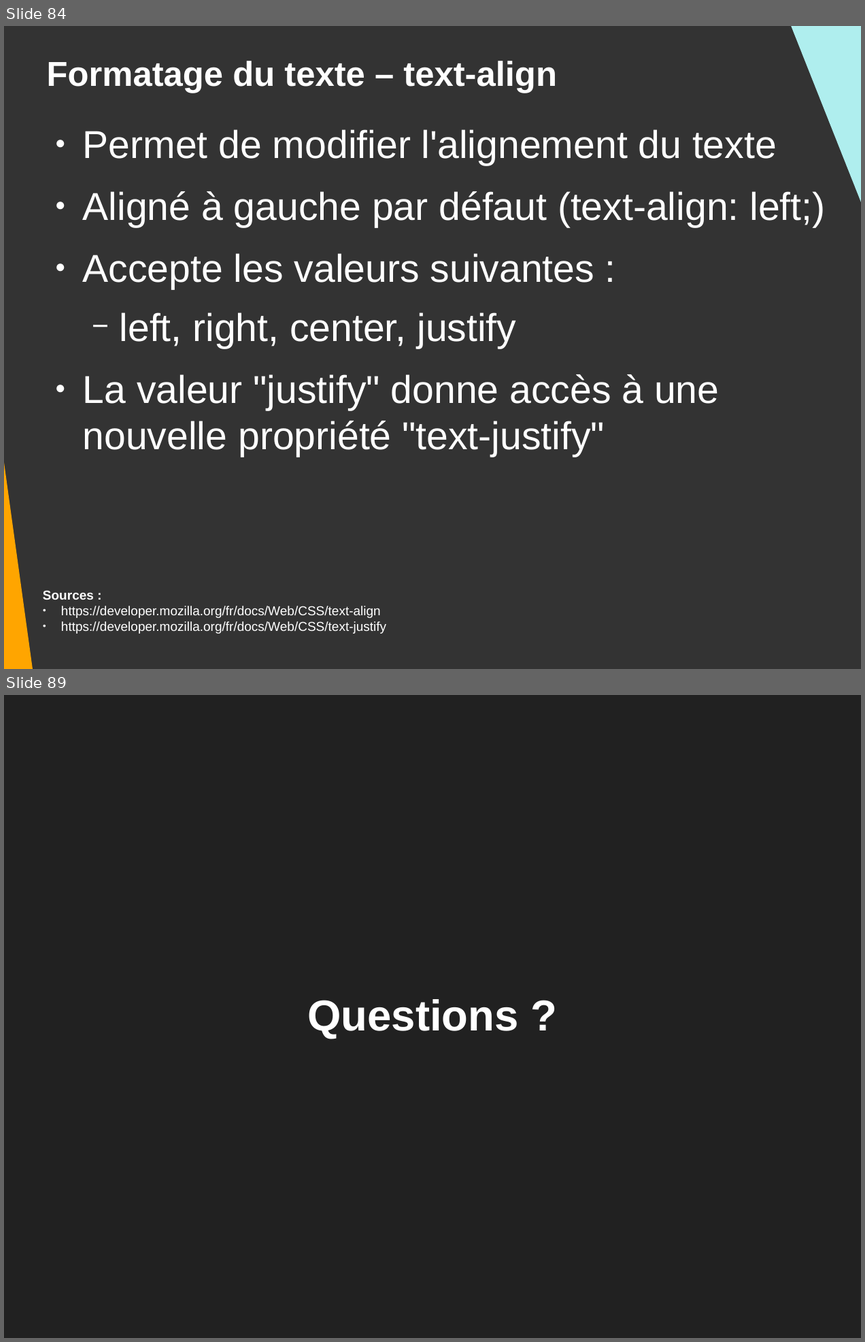
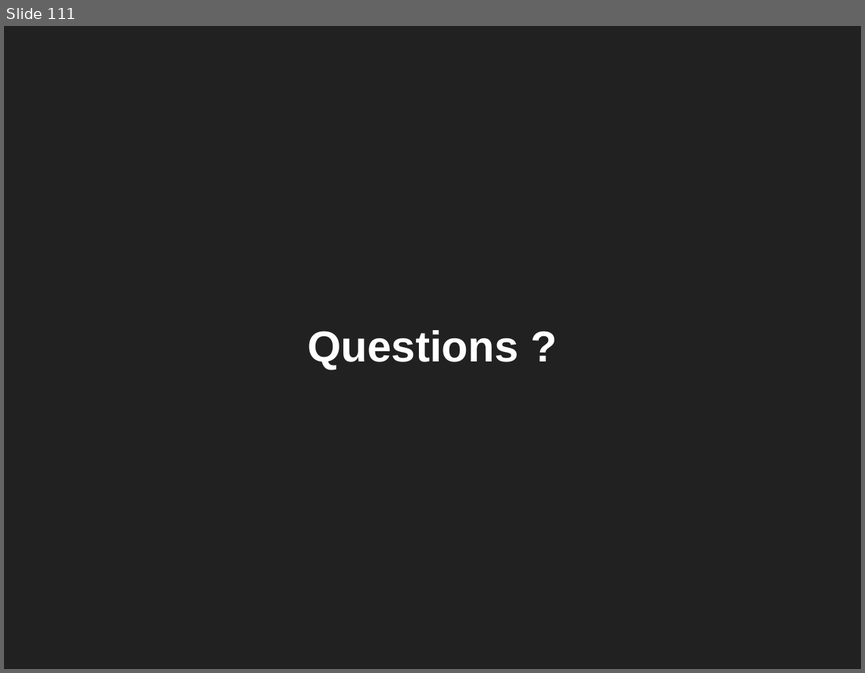
Before and after one commit to DanYellow/presentations, a slide deck: mmi/html/travaux-pratiques/numero-2/presentation.odp. Shown one above the other, each under a label of ours: slides 84 and 89 before the commit, slide 111 after it; the slides between them are not shown. The pictures are 865x1342 and 865x673 pixels, drawn with LibreOffice and Linux fonts; fonts in the diff are those of the drawing. Boxes give left, top, right and bottom in pixels: in the first picture for what was removed or moved away, otherwise in the second. Text is boxed around its words. In the diff, an @@ line names an element or a change of style, - is before the commit and + after.

```diff
--- a/mmi/html/travaux-pratiques/numero-2/presentation.odp
+++ b/mmi/html/travaux-pratiques/numero-2/presentation.odp
@@ slide 84 removed at (4,26,861,669), background #333333 @@
@@ right triangle removed at (781,26,861,335) @@
@@ title removed at (47,61,557,93) @@
-Formatage du texte – text-align
@@ right triangle removed at (4,125,35,669) @@
@@ text removed at (83,129,825,456) @@
-● Permet de modifier l'alignement du texte
-● Aligné à gauche par défaut (text-align: left;)
-● Accepte les valeurs suivantes :
-  − left, right, center, justify
-● La valeur "justify" donne accès à une nouvelle propriété "text-justify"
@@ text removed at (43,590,386,633) @@
-Sources :
-● https://developer.mozilla.org/fr/docs/Web/CSS/text-align
-● https://developer.mozilla.org/fr/docs/Web/CSS/text-justify
@@ what was slide 89 is now slide 111 @@
```
Also in this commit, not shown: 6 slides changed, 31 slides added, 8 other slides removed, 10 other files.
